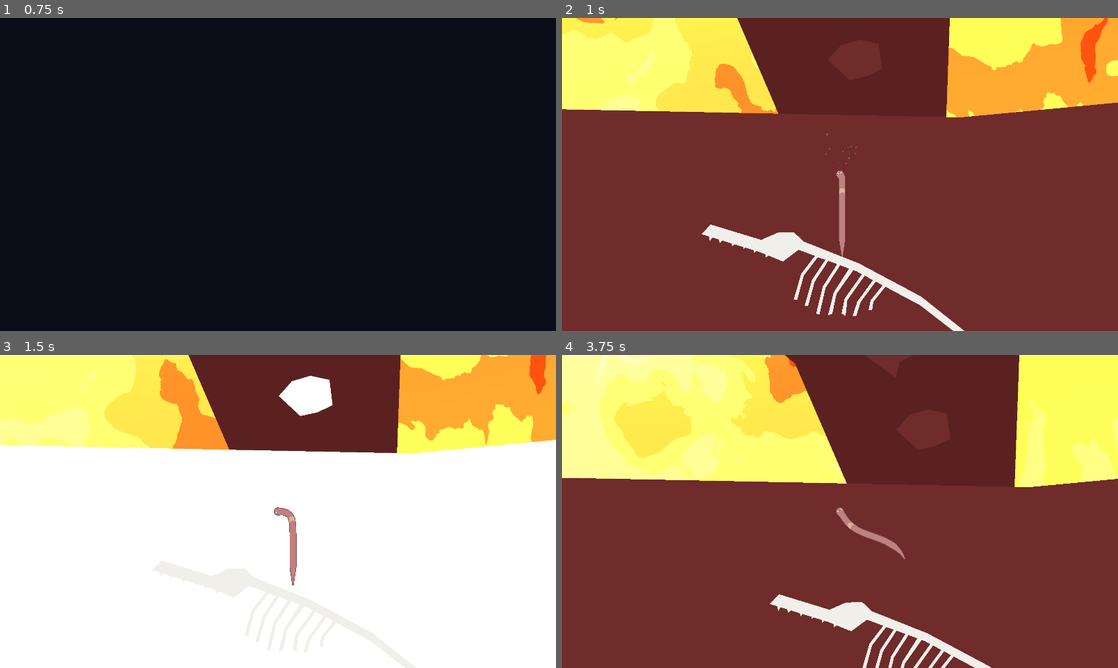
Above: before the commit, frames 1-4 (two rows, left to right).
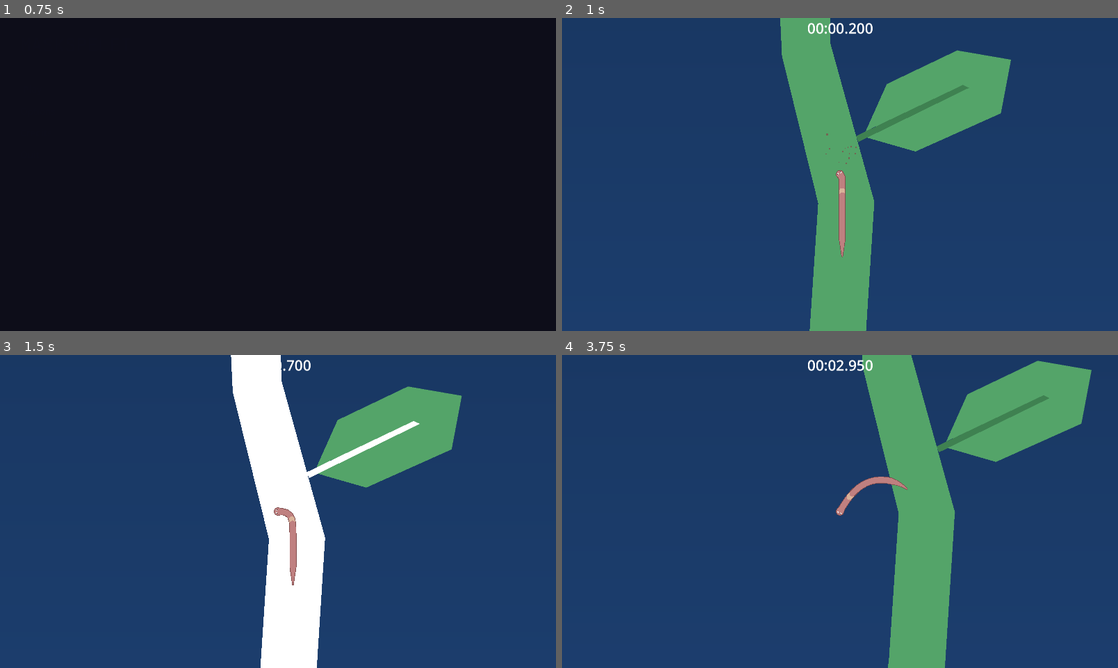
Above: after the commit, the same moments.

Repository: antax02/Mask-Spelet
Game: Godot game, scene res://scenes/ui/main_menu.tscn
The game is run twice, just before and just after one commit, with the same random seed, the same clock (stepped at 60 frames per second) and the same inputs. The engine's default icon, where the game draws it, is replaced by a stand-in: a white triangle on a blue panel in a dark square.
Inputs (mouse positions are in pixels of both pictures, inside the frame that each line leads up to):
- Up to frame 1 (0.75 s): click "Play" at 0.5 s
- Up to frame 2 (1 s): no input
- Up to frame 3 (1.5 s): move the mouse to (400, 495) at 1.27 s; hold Right mouse button (highlight) from 1.28 s (still down)
- Up to frame 4 (3.75 s): move the mouse to (728, 527) at 2.02 s; release Right mouse button (highlight) at 2.03 s; right-click (728, 527) at 2.1 s; move the mouse to (895, 442) at 2.77 s; hold Right mouse button (highlight) 2.78-3.53 s; move the mouse to (812, 574) at 3.52 s; right-click (812, 574) at 3.6 s

Frame 1 is identical in both runs. In frame 2, 100% of the frame differs, in the area x 0-100%, y 0-100%; in frame 3, 93%; in frame 4, 100%.

Commit message:
n[skit
vetefan

Diff:
--- /dev/null
+++ b/resources/atmosphere.gdshader
@@ -0,0 +1,21 @@
+shader_type canvas_item;
+
+uniform vec4 sea_color : source_color = vec4(0.25, 0.55, 0.95, 1.0);
+uniform vec4 mid_color : source_color = vec4(0.05, 0.1, 0.3, 1.0);
+uniform vec4 space_color : source_color = vec4(0.0, 0.0, 0.02, 1.0);
+
+uniform float horizon_height = 0.35;
+uniform float falloff = 1.5;
+
+void fragment() {
+    float h = 1.0 - UV.y; // bottom = sea level, top = space
+
+    // Atmospheric density curve
+    float density = exp(-h * falloff);
+
+    // Blend sea → mid → space
+    vec4 atmosphere = mix(mid_color, sea_color, smoothstep(0.0, horizon_height, h));
+    vec4 color = mix(space_color, atmosphere, density);
+
+    COLOR = color;
+}
--- a/scenes/levels/main_2.tscn
+++ b/scenes/levels/main_2.tscn
@@ -1,15 +1,19 @@
-[gd_scene load_steps=20 format=3 uid="uid://5njmrv3ailqa"]
+[gd_scene load_steps=25 format=3 uid="uid://5njmrv3ailqa"]
 
 [ext_resource type="PackedScene" uid="uid://bggnwmnubx1wk" path="res://scenes/player/player.tscn" id="1_f0jk7"]
+[ext_resource type="PackedScene" uid="uid://dmsqs4k3jx847" path="res://scenes/UI/hud.tscn" id="1_q3iq0"]
 [ext_resource type="PackedScene" uid="uid://dr2whnta44ipn" path="res://scenes/enviroment/ground_basic.tscn" id="2_iw8sm"]
 [ext_resource type="PackedScene" uid="uid://diaamrlicrfi4" path="res://scenes/enviroment/rock.tscn" id="3_ahky1"]
+[ext_resource type="Shader" uid="uid://dppwx0umixagg" path="res://resources/atmosphere.gdshader" id="4_5sc0d"]
 [ext_resource type="PackedScene" uid="uid://duj85t2set7o1" path="res://scenes/enviroment/rock_2.tscn" id="4_jgvmg"]
 [ext_resource type="PackedScene" uid="uid://bjg75r1hpp535" path="res://scenes/enviroment/floor.tscn" id="5_s3lan"]
 [ext_resource type="PackedScene" uid="uid://bdbrjrh82eloc" path="res://scenes/enviroment/wind.tscn" id="6_5sc0d"]
 [ext_resource type="Shader" uid="uid://cn4fx3wjsl5k0" path="res://resources/fire.gdshader" id="6_iw8sm"]
 [ext_resource type="PhysicsMaterial" uid="uid://bpp202scb04tp" path="res://resources/frictionless_physics_material.tres" id="7_ahky1"]
-[ext_resource type="Shader" path="res://scenes/levels/vine_2.gdshader" id="9_s3lan"]
-[ext_resource type="Shader" path="res://scenes/levels/vines.gdshader" id="10_5sc0d"]
+[ext_resource type="Shader" uid="uid://dpxkkyequlsx0" path="res://scenes/levels/vine_2.gdshader" id="9_s3lan"]
+[ext_resource type="Shader" uid="uid://cplf23wcv5cg4" path="res://scenes/levels/vines.gdshader" id="10_5sc0d"]
+[ext_resource type="Script" uid="uid://bcxq5y7j7epph" path="res://scenes/levels/transitoin.gd" id="12_nllfd"]
+[ext_resource type="PackedScene" uid="uid://dyknomx18w20k" path="res://scenes/levels/outro.tscn" id="14_w3vc0"]
 
 [sub_resource type="ShaderMaterial" id="ShaderMaterial_ahky1"]
 shader = ExtResource("6_iw8sm")
@@ -24,6 +28,14 @@
 shader_parameter/fire_color_mid = Color(1, 0.3, 0.05, 1)
 shader_parameter/fire_color_dark = Color(0.4, 0.05, 0.02, 1)
 
+[sub_resource type="ShaderMaterial" id="ShaderMaterial_nllfd"]
+shader = ExtResource("4_5sc0d")
+shader_parameter/sea_color = Color(0.25, 0.55, 0.95, 1)
+shader_parameter/mid_color = Color(0.05, 0.1, 0.3, 1)
+shader_parameter/space_color = Color(0, 0, 0.02, 1)
+shader_parameter/horizon_height = 0.0
+shader_parameter/falloff = 1.7349999999999999
+
 [sub_resource type="FastNoiseLite" id="FastNoiseLite_diypk"]
 
 [sub_resource type="NoiseTexture2D" id="NoiseTexture2D_yr1i5"]
@@ -65,8 +77,10 @@
 
 [node name="main2" type="Node2D"]
 
+[node name="HUD" parent="." instance=ExtResource("1_q3iq0")]
+
 [node name="Player" parent="." instance=ExtResource("1_f0jk7")]
-position = Vector2(40, 221)
+position = Vector2(-5103, -21305)
 max_speed = 750.0
 
 [node name="Envidorment" type="Node2D" parent="."]
@@ -1315,13 +1329,22 @@
 color = Color(0.29586652, 0.2958665, 0.2958665, 1)
 polygon = PackedVector2Array(-3183, -3977, -3192, -4068, -3143, -4485, -2732, -4485, -2141, -4291, -1801, -4291, -1836, -3678, -2659, -3675, -2659, -3978)
 
-[node name="ColorRect" type="ColorRect" parent="Envidorment"]
+[node name="HellShader" type="ColorRect" parent="Envidorment"]
 z_index = -5
 material = SubResource("ShaderMaterial_ahky1")
 offset_left = -14856.0
 offset_top = -11197.0
 offset_right = 15144.0
 offset_bottom = 788.0
+metadata/_edit_use_anchors_ = true
+
+[node name="HellShader2" type="ColorRect" parent="Envidorment"]
+z_index = -220
+material = SubResource("ShaderMaterial_nllfd")
+offset_left = -14819.0
+offset_top = -31191.0
+offset_right = 15181.0
+offset_bottom = -11191.0
 metadata/_edit_use_anchors_ = true
 
 [node name="Main3" type="Node2D" parent="."]
@@ -1743,3 +1766,41 @@
 scale = Vector2(1.0012138, 1)
 
 [node name="Polygon2D5" type="Polygon2D" parent="."]
+
+[node name="Area2D2" type="Area2D" parent="." node_paths=PackedStringArray("fade_rect")]
+position = Vector2(-6166.697, -29771.184)
+script = ExtResource("12_nllfd")
+fade_rect = NodePath("../CanvasLayer/TextureRect")
+next_scene = ExtResource("14_w3vc0")
+
+[node name="Polygon2D" type="Polygon2D" parent="Area2D2"]
+color = Color(0.7615366, 0.7097106, 0.57084197, 1)
+polygon = PackedVector2Array(693.6968, 3040.1836, 693.6968, 3040.1836, 1928.6968, 2758.1836, 2766.6968, 1871.1836, 2733.6968, 591.1836, 1966.6968, -327.8164, 587.6968, -659.8164, -664.3032, -200.8164, -1405.3032, 949.1836, -1150.3032, 1920.1836, -409.30322, 2789.1836)
+
+[node name="Polygon2D2" type="Polygon2D" parent="Area2D2"]
+position = Vector2(-146.30322, 1205.1836)
+scale = Vector2(0.22823653, 0.22823653)
+color = Color(0.69660753, 0.64330876, 0.49979156, 1)
+polygon = PackedVector2Array(693.6968, 3040.1836, 693.6968, 3040.1836, 1928.6968, 2758.1836, 2766.6968, 1871.1836, 2733.6968, 591.1836, 1966.6968, -327.8164, 587.6968, -659.8164, -664.3032, -200.8164, -1405.3032, 949.1836, -1150.3032, 1920.1836, -409.30322, 2789.1836)
+
+[node name="Polygon2D3" type="Polygon2D" parent="Area2D2"]
+position = Vector2(1310.6968, 1929.1836)
+scale = Vector2(0.16480072, 0.16480072)
+color = Color(0.69660753, 0.64330876, 0.49979156, 1)
+polygon = PackedVector2Array(693.6968, 3040.1836, 693.6968, 3040.1836, 1928.6968, 2758.1836, 2766.6968, 1871.1836, 2733.6968, 591.1836, 1966.6968, -327.8164, 587.6968, -659.8164, -664.3032, -200.8164, -1405.3032, 949.1836, -1150.3032, 1920.1836, -409.30322, 2789.1836)
+
+[node name="CollisionPolygon2D" type="CollisionPolygon2D" parent="Area2D2"]
+polygon = PackedVector2Array(-417.30322, 2797.1836, 721.6968, 3013.1836, 1933.6968, 2768.1836, 2769.6968, 1874.1836, 2755.6968, 591.1836, 1962.6968, -331.8164, 548.6968, -649.8164, -633.3032, -187.8164, -1455.3032, 951.1836, -1109.3032, 1946.1836)
+
+[node name="AnimationPlayer" type="AnimationPlayer" parent="Area2D2"]
+
+[node name="CanvasLayer" type="CanvasLayer" parent="."]
+
+[node name="TextureRect" type="ColorRect" parent="CanvasLayer"]
+visible = false
+offset_left = -2482.0
+offset_top = -1180.0
+offset_right = 2522.0
+offset_bottom = 1220.0
+mouse_filter = 2
+color = Color(0.11372549, 0.13333334, 0.16078432, 1)
--- /dev/null
+++ b/scenes/levels/outro.tscn
@@ -0,0 +1,10 @@
+[gd_scene format=3 uid="uid://dyknomx18w20k"]
+
+[node name="Outro" type="Node2D"]
+
+[node name="CanvasLayer" type="CanvasLayer" parent="."]
+
+[node name="Label" type="Label" parent="CanvasLayer"]
+offset_right = 40.0
+offset_bottom = 23.0
+text = "Outro"
--- /dev/null
+++ b/scenes/levels/transitoin.gd
@@ -0,0 +1,41 @@
+extends Area2D
+
+@export var fade_rect: ColorRect
+@export var next_scene: PackedScene
+@export var fade_duration: float = 2.5
+
+var realtime_timer: Timer
+
+func _ready() -> void:
+	body_entered.connect(_on_body_entered)
+
+	# setup real time timer
+	realtime_timer = Timer.new()
+	realtime_timer.one_shot = true
+	realtime_timer.wait_time = fade_duration
+	realtime_timer.ignore_time_scale = true
+	add_child(realtime_timer)
+
+	# ensure the rect starts invisible
+	if fade_rect:
+		fade_rect.modulate.a = 0.0
+		fade_rect.visible = true
+
+func _process(delta: float) -> void:
+	if realtime_timer.time_left > 0.0:
+		# calculate how far along in real time we are
+		var k = 1.0 - (realtime_timer.time_left / fade_duration)
+		fade_rect.modulate.a = clampf(k, 0.0, 1.0)
+		Engine.time_scale = lerp(1.0, 0.0, k)
+
+func _on_body_entered(body: Node) -> void:
+	if body.name != "Player":
+		return
+
+	# start the real time fade
+	realtime_timer.start()
+
+	# ensure we don’t retrigger
+	body_entered.disconnect(_on_body_entered)
+
+	# optionally prevent further movement or input
Not shown, added: resources/atmosphere.gdshader.uid
Not shown, added: scenes/levels/transitoin.gd.uid
